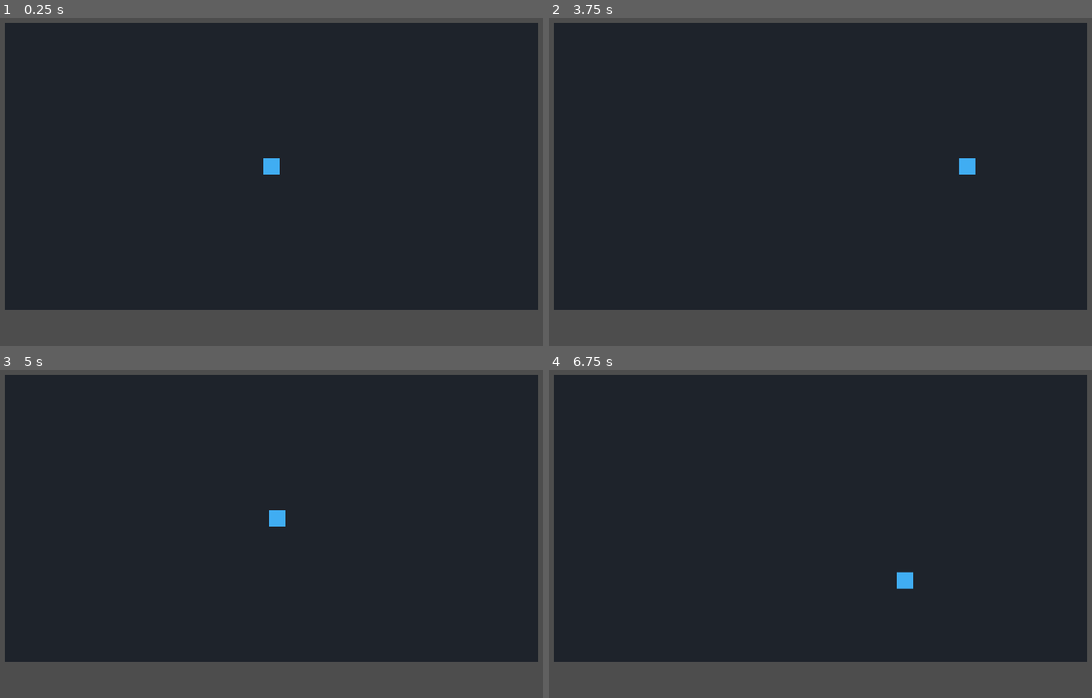
Above: before the commit, frames 1-4 (two rows, left to right).
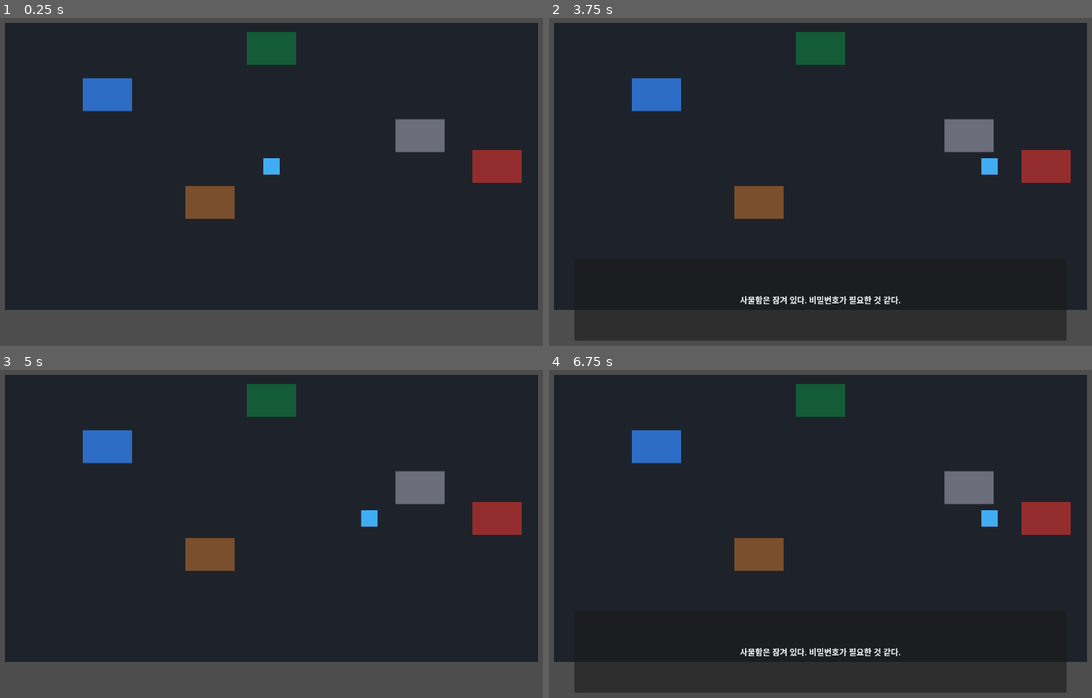
Above: after the commit, the same moments.

Repository: jeongiryang/3am-computer-science-mystery-room
Game: Godot game, scene res://scenes/main/Main.tscn
The game is run twice, just before and just after one commit, with the same random seed, the same clock (stepped at 60 frames per second) and the same inputs.
Inputs:
- Up to frame 1 (0.25 s): no input
- Up to frame 2 (3.75 s): tap Enter at 0.5 s; hold D (move_right) 0.53-1.28 s; hold E (interact, bound only after the commit) 0.53-1.28 s; hold S (move_down) 1.28-2.03 s; tap E (interact, bound only after the commit) at 1.35, 2.85 s; hold D (move_right) 2.03-2.78 s; hold E (interact, bound only after the commit) 2.03-2.78 s; hold W (move_up) 2.78-3.53 s; hold A (move_left) from 3.53 s (still down); hold E (interact, bound only after the commit) from 3.53 s (still down)
- Up to frame 3 (5 s): keep holding A (move_left); release E (interact, bound only after the commit) at 4.28 s; tap E (interact, bound only after the commit) at 4.35 s
- Up to frame 4 (6.75 s): release A (move_left) at 5.03 s; hold S (move_down) 5.03-5.78 s; hold E (interact, bound only after the commit) 5.03-5.78 s; hold D (move_right) 5.78-6.53 s; tap E (interact, bound only after the commit) at 5.85 s; hold W (move_up) from 6.53 s (still down); hold E (interact, bound only after the commit) from 6.53 s (still down)

The runs differ from the first frame. In frame 1, 4.6% of the frame differs, in the area x 15-97%, y 4-62%; in frame 2, 14%; in frame 3, 4.9%; in frame 4, 14%, in the area x 4-97%, y 4-99%.

Commit message:
[feat] 조사 시스템 - 상호작용 감지와 조사 UI 구현

Diff:
--- a/project.godot
+++ b/project.godot
@@ -37,3 +37,7 @@
 "deadzone": 0.5,
 "events": [Object(InputEventKey,"resource_local_to_scene":false,"resource_name":"","device":-1,"window_id":0,"alt_press …(496 unchanged characters)…
 }
+interact={
+"deadzone": 0.5,
+"events": [Object(InputEventKey,"resource_local_to_scene":false,"resource_name":"","device":-1,"window_id":0,"alt_pressed":false,"shift_pressed":false,"ctrl_pressed":false,"meta_pressed":false,"pressed":false,"keycode":69,"physical_keycode":0,"key_label":0,"unicode":0,"location":0,"echo":false,"script":null), Object(InputEventKey,"resource_local_to_scene":false,"resource_name":"","device":-1,"window_id":0,"alt_pressed":false,"shift_pressed":false,"ctrl_pressed":false,"meta_pressed":false,"pressed":false,"keycode":32,"physical_keycode":0,"key_label":0,"unicode":0,"location":0,"echo":false,"script":null)]
+}
--- a/scenes/main/Main.tscn
+++ b/scenes/main/Main.tscn
@@ -1,7 +1,8 @@
-[gd_scene load_steps=3 format=3]
+[gd_scene load_steps=4 format=3]
 
 [ext_resource type="PackedScene" path="res://scenes/rooms/LabRoom.tscn" id="1_lab_room"]
 [ext_resource type="PackedScene" path="res://scenes/player/Player.tscn" id="2_player"]
+[ext_resource type="PackedScene" path="res://scenes/ui/DialogueBox.tscn" id="3_dialogue_box"]
 
 [node name="Main" type="Node2D"]
 
@@ -9,3 +10,5 @@
 
 [node name="Player" parent="." instance=ExtResource("2_player")]
 position = Vector2(640, 360)
+
+[node name="DialogueBox" parent="." instance=ExtResource("3_dialogue_box")]
--- /dev/null
+++ b/scenes/objects/InspectableObject.tscn
@@ -0,0 +1,18 @@
+[gd_scene load_steps=3 format=3]
+
+[ext_resource type="Script" path="res://scripts/objects/InteractableObject.gd" id="1_interactable_script"]
+
+[sub_resource type="RectangleShape2D" id="RectangleShape2D_interactable"]
+size = Vector2(96, 64)
+
+[node name="InspectableObject" type="Area2D"]
+collision_layer = 2
+collision_mask = 0
+script = ExtResource("1_interactable_script")
+
+[node name="Visual" type="Polygon2D" parent="."]
+color = Color(0.8, 0.8, 0.8, 1)
+polygon = PackedVector2Array(-48, -32, 48, -32, 48, 32, -48, 32)
+
+[node name="CollisionShape2D" type="CollisionShape2D" parent="."]
+shape = SubResource("RectangleShape2D_interactable")
--- a/scenes/player/Player.tscn
+++ b/scenes/player/Player.tscn
@@ -1,9 +1,12 @@
-[gd_scene load_steps=3 format=3]
+[gd_scene load_steps=4 format=3]
 
 [ext_resource type="Script" path="res://scripts/player/Player.gd" id="1_player_script"]
 
 [sub_resource type="RectangleShape2D" id="RectangleShape2D_player"]
 size = Vector2(32, 32)
+
+[sub_resource type="CircleShape2D" id="CircleShape2D_interaction"]
+radius = 72.0
 
 [node name="Player" type="CharacterBody2D"]
 script = ExtResource("1_player_script")
@@ -17,3 +20,10 @@
 
 [node name="CollisionShape2D" type="CollisionShape2D" parent="."]
 shape = SubResource("RectangleShape2D_player")
+
+[node name="InteractionArea" type="Area2D" parent="."]
+collision_layer = 0
+collision_mask = 2
+
+[node name="InteractionShape" type="CollisionShape2D" parent="InteractionArea"]
+shape = SubResource("CircleShape2D_interaction")
--- a/scenes/rooms/LabRoom.tscn
+++ b/scenes/rooms/LabRoom.tscn
@@ -1,4 +1,6 @@
-[gd_scene load_steps=3 format=3]
+[gd_scene load_steps=4 format=3]
+
+[ext_resource type="PackedScene" path="res://scenes/objects/InspectableObject.tscn" id="1_inspectable_object"]
 
 [sub_resource type="RectangleShape2D" id="RectangleShape2D_horizontal_wall"]
 size = Vector2(1040, 32)
@@ -32,3 +34,40 @@
 [node name="RightWall" type="CollisionShape2D" parent="Walls"]
 position = Vector2(1176, 360)
 shape = SubResource("RectangleShape2D_vertical_wall")
+
+[node name="Inspectables" type="Node2D" parent="."]
+
+[node name="Computer" parent="Inspectables" instance=ExtResource("1_inspectable_object")]
+position = Vector2(320, 220)
+object_id = "computer"
+object_name = "Computer"
+inspection_text = "모니터에는 새벽 3시 00분에 실행된 알 수 없는 로그가 남아 있다."
+visual_color = Color(0.18, 0.43, 0.78, 1)
+
+[node name="Blackboard" parent="Inspectables" instance=ExtResource("1_inspectable_object")]
+position = Vector2(640, 130)
+object_id = "blackboard"
+object_name = "Blackboard"
+inspection_text = "칠판 한쪽에 숫자처럼 보이는 흔적이 적혀 있다. 아직 의미는 알 수 없다."
+visual_color = Color(0.08, 0.36, 0.22, 1)
+
+[node name="Desk" parent="Inspectables" instance=ExtResource("1_inspectable_object")]
+position = Vector2(520, 430)
+object_id = "desk"
+object_name = "Desk"
+inspection_text = "책상 위에는 구겨진 메모 조각이 놓여 있다."
+visual_color = Color(0.48, 0.31, 0.18, 1)
+
+[node name="Locker" parent="Inspectables" instance=ExtResource("1_inspectable_object")]
+position = Vector2(930, 300)
+object_id = "locker"
+object_name = "Locker"
+inspection_text = "사물함은 잠겨 있다. 비밀번호가 필요한 것 같다."
+visual_color = Color(0.42, 0.43, 0.48, 1)
+
+[node name="ExitDoor" parent="Inspectables" instance=ExtResource("1_inspectable_object")]
+position = Vector2(1080, 360)
+object_id = "exit_door"
+object_name = "ExitDoor"
+inspection_text = "출입문은 굳게 잠겨 있다. 이 방을 나가려면 단서가 더 필요하다."
+visual_color = Color(0.58, 0.18, 0.18, 1)
--- /dev/null
+++ b/scenes/ui/DialogueBox.tscn
@@ -0,0 +1,30 @@
+[gd_scene load_steps=2 format=3]
+
+[ext_resource type="Script" path="res://scripts/ui/DialogueBox.gd" id="1_dialogue_script"]
+
+[node name="DialogueBox" type="CanvasLayer"]
+layer = 10
+script = ExtResource("1_dialogue_script")
+
+[node name="Panel" type="Panel" parent="."]
+visible = false
+offset_left = 160.0
+offset_top = 540.0
+offset_right = 1120.0
+offset_bottom = 700.0
+
+[node name="MarginContainer" type="MarginContainer" parent="Panel"]
+anchors_preset = 15
+anchor_right = 1.0
+anchor_bottom = 1.0
+offset_left = 24.0
+offset_top = 20.0
+offset_right = -24.0
+offset_bottom = -20.0
+
+[node name="MessageLabel" type="Label" parent="Panel/MarginContainer"]
+layout_mode = 2
+text = ""
+horizontal_alignment = 1
+vertical_alignment = 1
+autowrap_mode = 3
--- /dev/null
+++ b/scripts/objects/InteractableObject.gd
@@ -0,0 +1,15 @@
+extends Area2D
+
+@export var object_id: String = ""
+@export var object_name: String = ""
+@export_multiline var inspection_text: String = ""
+@export var visual_color: Color = Color(0.8, 0.8, 0.8, 1.0)
+
+@onready var visual: Polygon2D = $Visual
+
+func _ready() -> void:
+	add_to_group("inspectable")
+	visual.color = visual_color
+
+func inspect() -> String:
+	return inspection_text
--- a/scripts/player/Player.gd
+++ b/scripts/player/Player.gd
@@ -2,7 +2,67 @@
 
 @export var move_speed: float = 220.0
 
+var nearby_interactables: Array[Area2D] = []
+
+@onready var interaction_area: Area2D = $InteractionArea
+
+func _ready() -> void:
+	interaction_area.area_entered.connect(_on_interaction_area_area_entered)
+	interaction_area.area_exited.connect(_on_interaction_area_area_exited)
+
 func _physics_process(_delta: float) -> void:
+	if _is_dialogue_open():
+		velocity = Vector2.ZERO
+		move_and_slide()
+		return
+
 	var input_direction := Input.get_vector("move_left", "move_right", "move_up", "move_down")
 	velocity = input_direction * move_speed
 	move_and_slide()
+
+func _unhandled_input(event: InputEvent) -> void:
+	if not event.is_action_pressed("interact"):
+		return
+
+	var dialogue = _get_dialogue_box()
+	if dialogue != null and dialogue.is_open():
+		dialogue.hide_message()
+		get_viewport().set_input_as_handled()
+		return
+
+	var interactable := _get_closest_interactable()
+	if interactable == null or not interactable.has_method("inspect"):
+		return
+
+	if dialogue != null:
+		dialogue.show_message(interactable.inspect())
+		get_viewport().set_input_as_handled()
+
+func _on_interaction_area_area_entered(area: Area2D) -> void:
+	if area.has_method("inspect") and not nearby_interactables.has(area):
+		nearby_interactables.append(area)
+
+func _on_interaction_area_area_exited(area: Area2D) -> void:
+	nearby_interactables.erase(area)
+
+func _get_closest_interactable() -> Area2D:
+	var closest: Area2D = null
+	var closest_distance := INF
+
+	for interactable in nearby_interactables:
+		if not is_instance_valid(interactable):
+			continue
+
+		var distance := global_position.distance_squared_to(interactable.global_position)
+		if distance < closest_distance:
+			closest = interactable
+			closest_distance = distance
+
+	return closest
+
+func _get_dialogue_box():
+	return get_tree().get_first_node_in_group("dialogue_box")
+
+func _is_dialogue_open() -> bool:
+	var dialogue = _get_dialogue_box()
+	return dialogue != null and dialogue.is_open()
--- /dev/null
+++ b/scripts/ui/DialogueBox.gd
@@ -0,0 +1,18 @@
+extends CanvasLayer
+
+@onready var panel: Panel = $Panel
+@onready var message_label: Label = $Panel/MarginContainer/MessageLabel
+
+func _ready() -> void:
+	add_to_group("dialogue_box")
+	hide_message()
+
+func show_message(message: String) -> void:
+	message_label.text = message
+	panel.visible = true
+
+func hide_message() -> void:
+	panel.visible = false
+
+func is_open() -> bool:
+	return panel.visible
Not shown, changed: .gitignore
Not shown, added: docs/ai-simulation-logs/0010-interaction-and-inspection-ui.md
